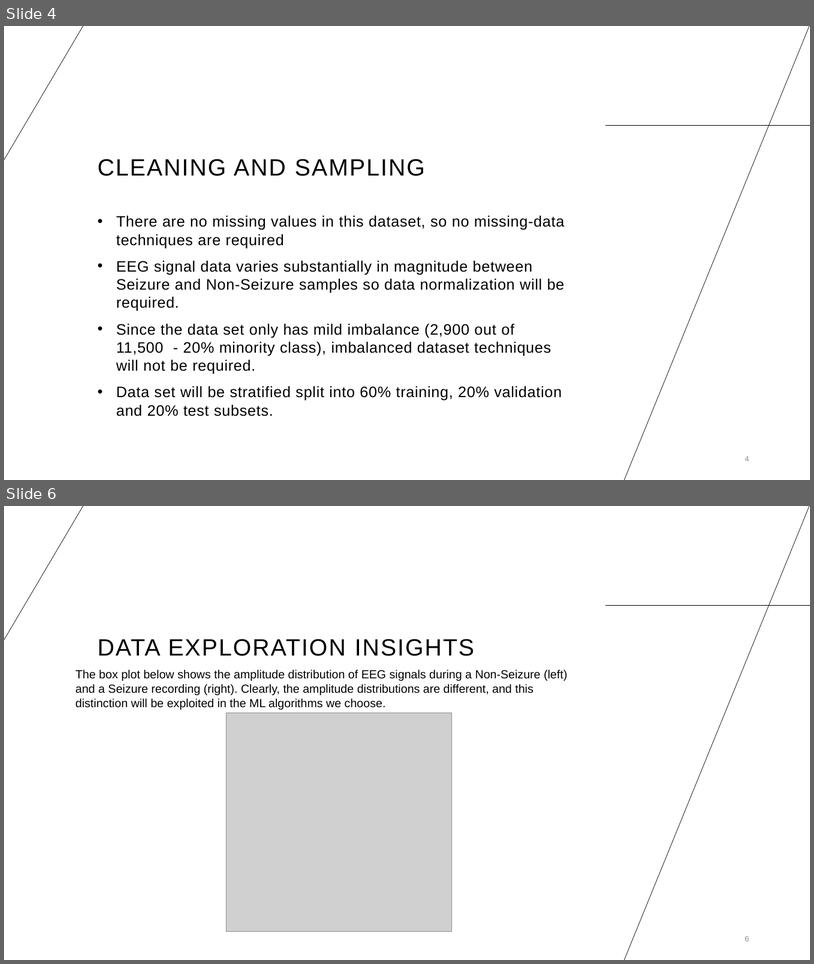
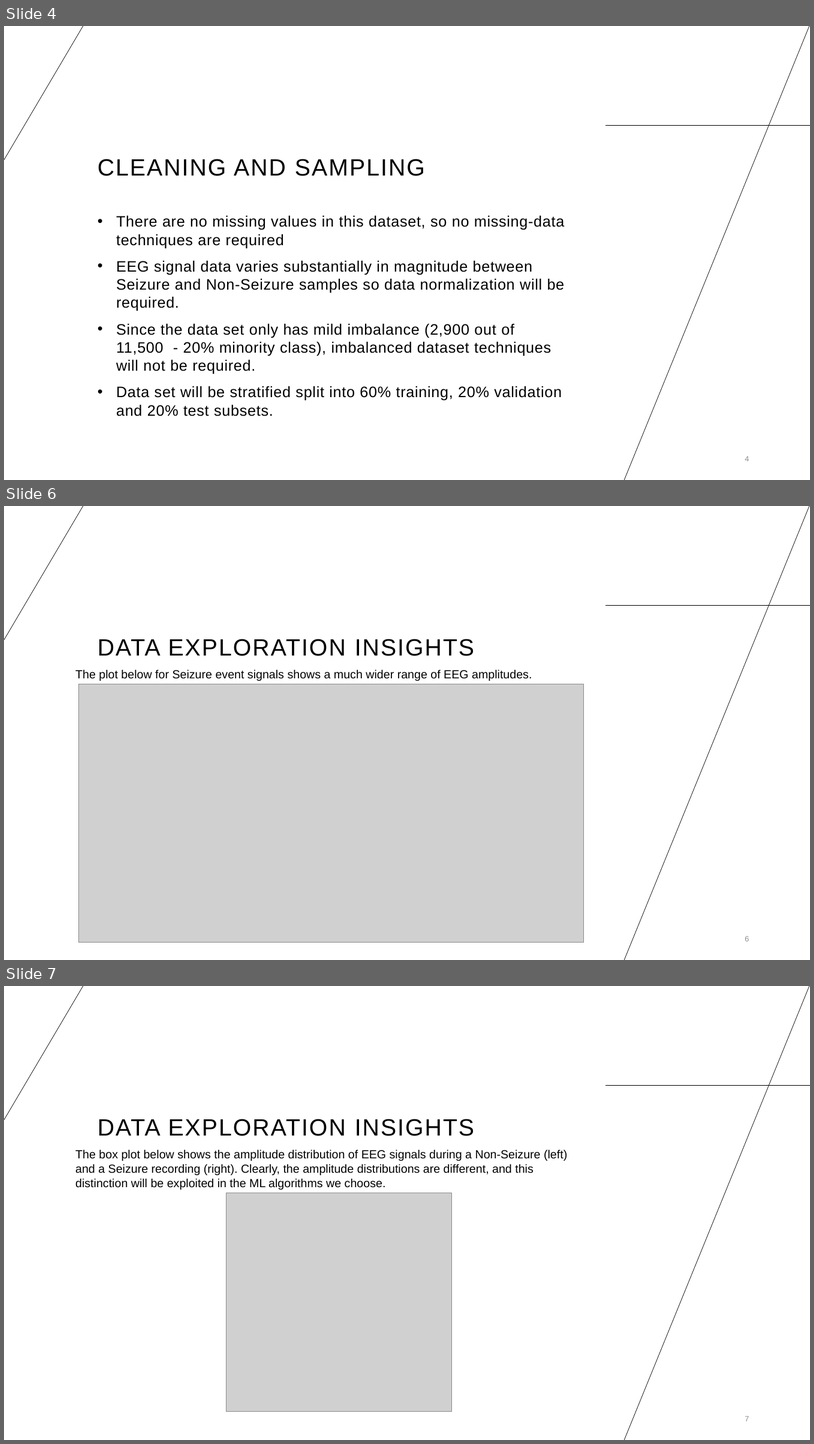
Before and after one commit to donbool/EEG_seizure_detect, a slide deck: Epileptic Seizure Recognition.pptx. Shown one above the other, each under a label of ours: slides 4 and 6 before the commit, slides 4, 6 and 7 after it; the slides between them are not shown. The pictures are 814x964 and 814x1444 pixels, drawn with LibreOffice and Linux fonts; fonts in the diff are those of the drawing; grey boxes stand for pictures. Boxes give left, top, right and bottom in pixels: in the first picture for what was removed or moved away, otherwise in the second. Text is boxed around its words. In the diff, an @@ line names an element or a change of style, - is before the commit and + after.

```diff
--- a/Epileptic Seizure Recognition.pptx
+++ b/Epileptic Seizure Recognition.pptx
@@ slide 6 added at (4,506,810,960), background #FFFFFF; not listed: 3 template elements that a slide beside it also shows @@
@@ title added at (98,639,474,656), 28 pt, text #000000 @@
+DATA EXPLORATION INSIGHTS
@@ text added at (75,669,532,681), 14 pt, text #000000 @@
+The plot below for Seizure event signals shows a much wider range of EEG amplitudes.
@@ picture added at (78,684,584,942) @@
@@ page number added at (745,936,749,941), 9 pt, text #8C8C8C @@
+6
@@ what was slide 6 is now slide 7 @@
@@ page number at (745,1416,749,1421): text changed @@
-6
+7
```
Also in this commit, not shown: 1 slide changed, 1 other slide added.
